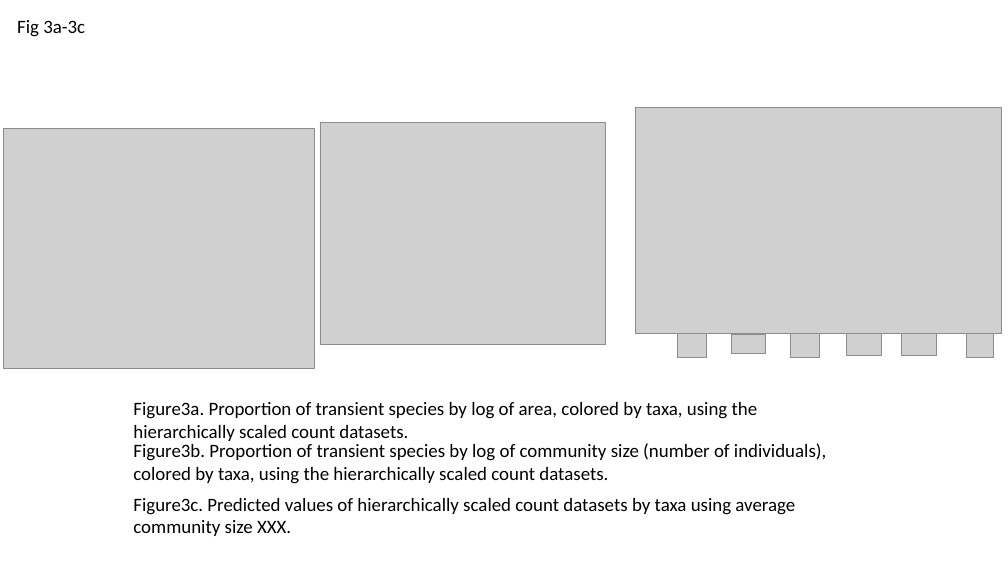
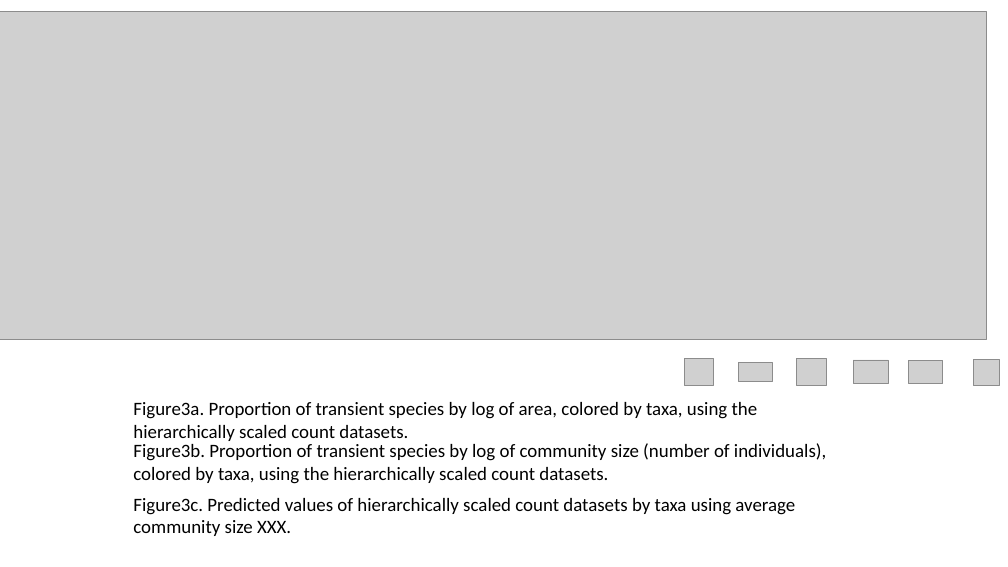
Before and after one commit to hurlbertlab/core-transient, a slide deck: slide 4 of output/plots/all_figs_with_legends.pptx. Drawn at 1008x567 pixels with LibreOffice and Linux fonts; fonts in the diff are those of the drawing; grey boxes stand for pictures. Boxes give left, top, right and bottom in pixels: in the first picture for what was removed or moved away, otherwise in the second. Text is boxed around its words. In the diff, an @@ line names an element or a change of style, - is before the commit and + after.

```diff
--- a/output/plots/all_figs_with_legends.pptx
+++ b/output/plots/all_figs_with_legends.pptx
@@ picture added at (0,11,986,340) @@
@@ text removed at (17,20,85,37) @@
-Fig 3a-3c
@@ picture removed at (636,107,1002,333) @@
@@ picture removed at (3,129,315,369) @@
@@ picture removed at (320,123,606,346) @@
@@ 6 pictures: place and size @@
-6 pictures at (678,330,993,358)
+6 pictures at (684,358,1000,386)
```
Also in this commit, not shown: 4 other files.
